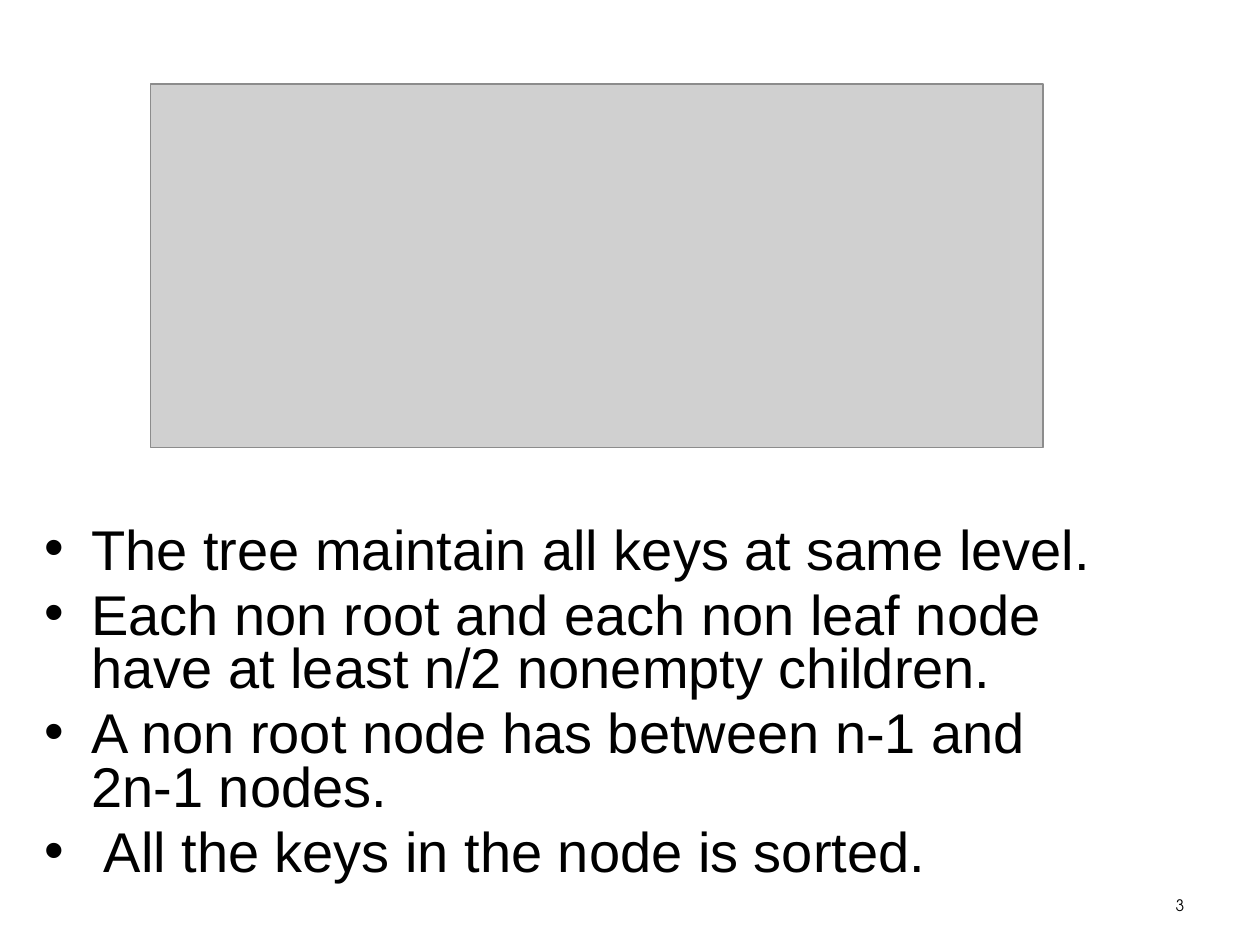
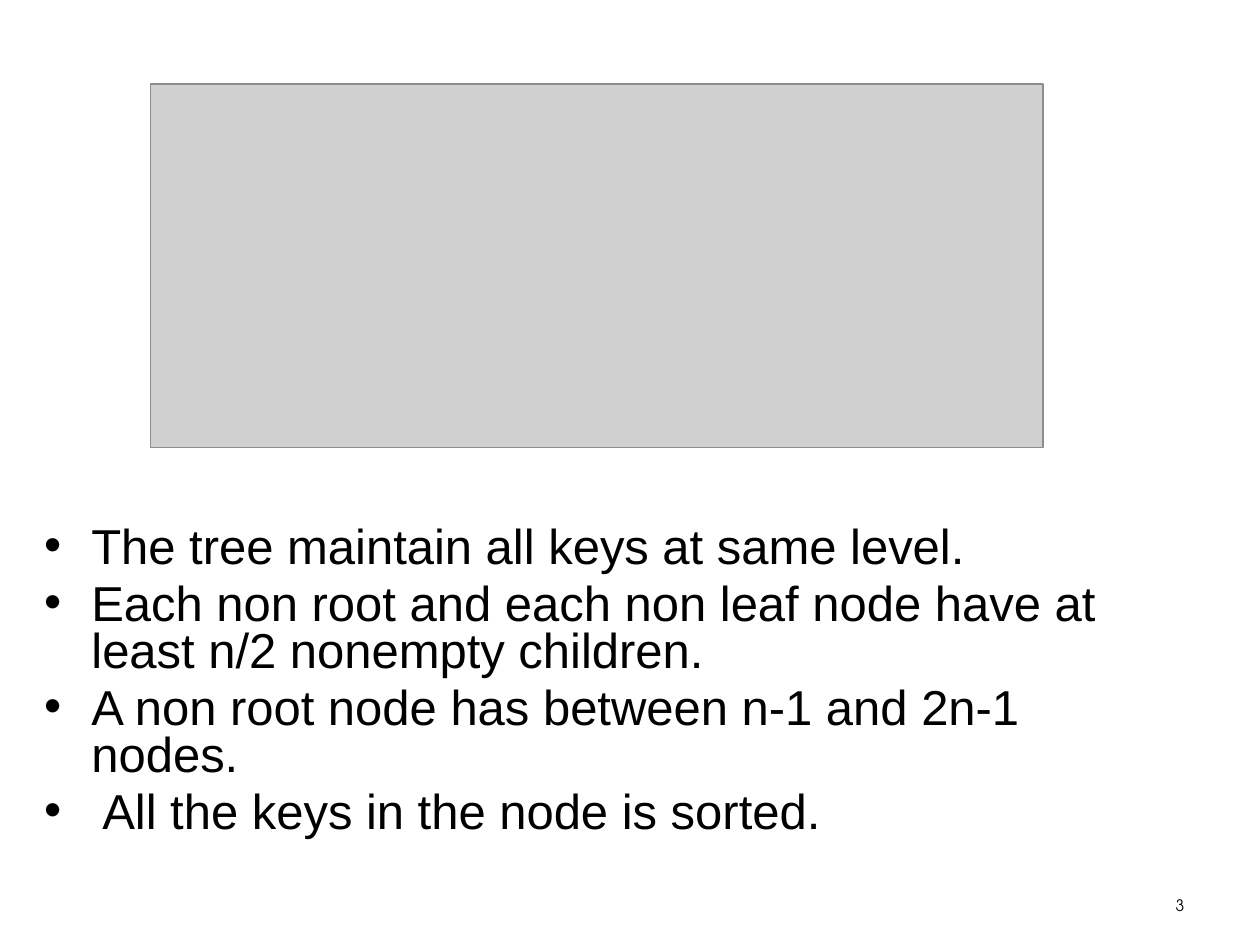
Before and after one commit to praash47/dsa, a slide deck: slide 3 of B_Tree.pptx. Drawn at 1260x945 pixels with LibreOffice and Linux fonts; fonts in the diff are those of the drawing; grey boxes stand for pictures; background and template pictures are left out. Boxes give left, top, right and bottom in pixels: in the first picture for what was removed or moved away, otherwise in the second. Text is boxed around its words. In the diff, an @@ line names an element or a change of style, - is before the commit and + after.

```diff
--- a/B_Tree.pptx
+++ b/B_Tree.pptx
@@ text "The tree maintain all keys ..." at [91,528,1096,839]: size 32 to 28 pt @@
```
Also in this commit, not shown: 5 other slides changed, 2 other files.
